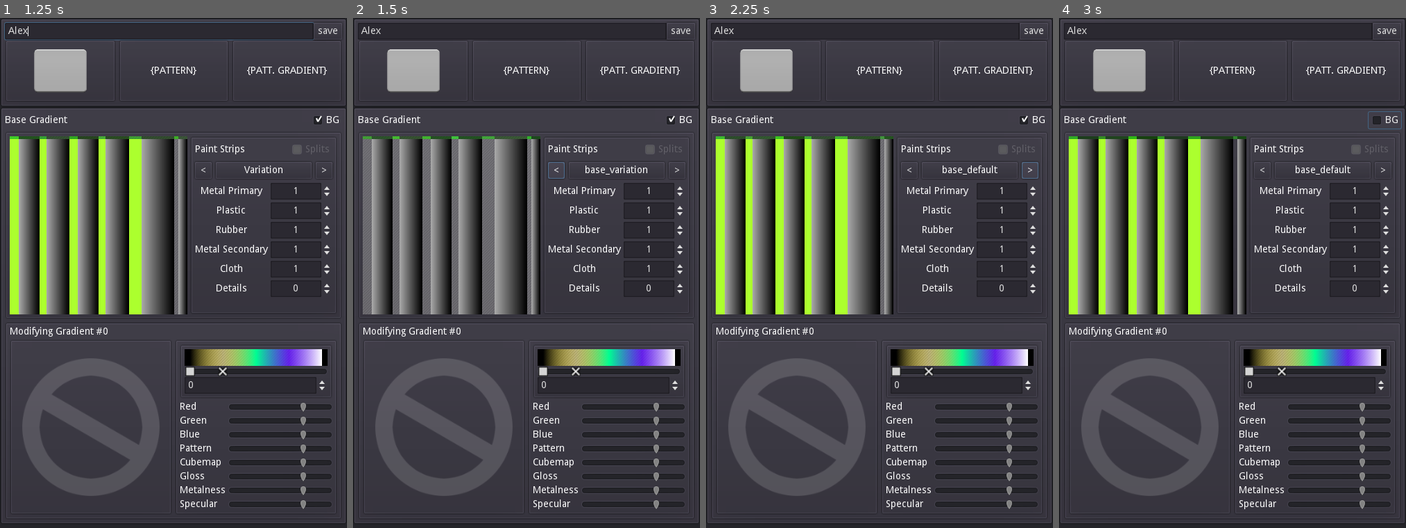
Above: before the commit, frames 1-4 (left to right).
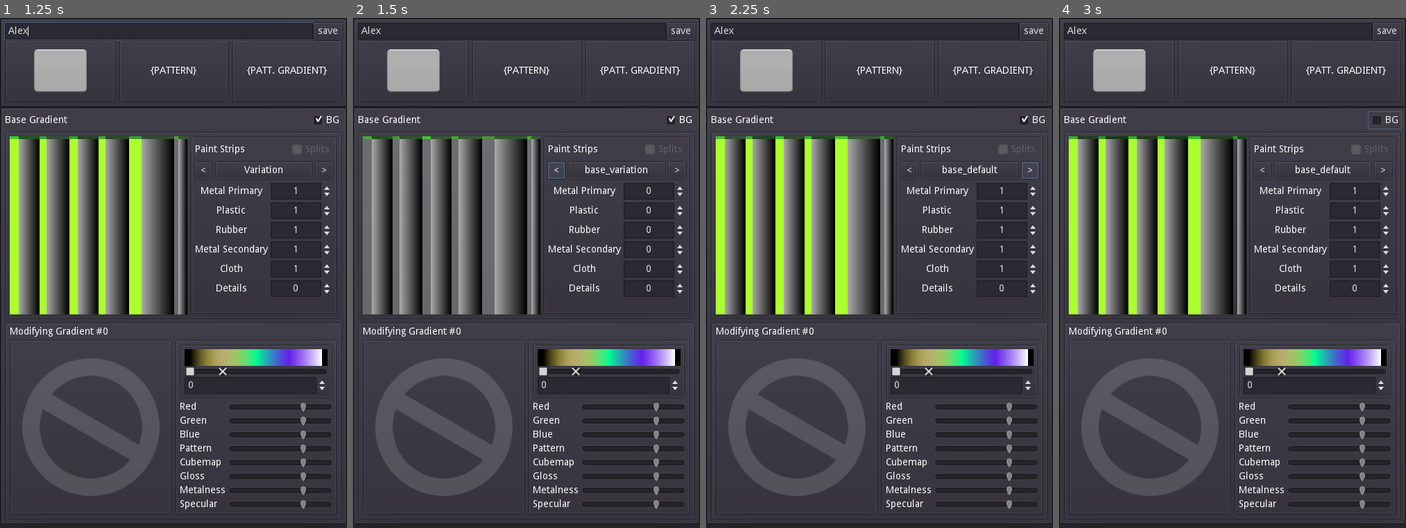
Above: after the commit, the same moments.

Repository: RexTheWho/Payday2MaterialMaker
Game: Godot game, scene res://ROOT.tscn
The game is run twice, just before and just after one commit, with the same random seed, the same clock (stepped at 60 frames per second) and the same inputs. This scene is started directly instead of the project's main scene.
Inputs (mouse positions are in pixels of both pictures, inside the frame that each line leads up to):
- Up to frame 1 (1.25 s): click (159, 33) at 0.52 s; type "Alex" at 0.6 s
- Up to frame 2 (1.5 s): click "<" at 1.25 s
- Up to frame 3 (2.25 s): click ">" at 2 s
- Up to frame 4 (3 s): click "BG" at 2.75 s

Frame 1 is identical in both runs. In frame 2, 0.1% of the frame differs, in the area x 11-86%, y 23-50%; in frame 3, less than 0.1%; in frame 4, less than 0.1%.

Commit message:
bad fiddling

Diff:
--- a/DEV/PanelCanvas.gd
+++ b/DEV/PanelCanvas.gd
@@ -186,11 +186,22 @@
 	var node = $List/PanelMaterialEditor
 	node.change_current_material(mat_index, is_wear)
 
-
-
-func _on_PanelLayoutEditor_change_material_group(class_id):
-	_draw_changes(REF.material_variations[class_id].rows, false)
-
+##### EVERYTHING HERE IS JUST NO!!
+##### EVERYTHING HERE IS JUST NO!!
+# Current implementation gets updated a ton and lags!
+var temp_class_id
+func _update_on_changed_material_variation_data(class_id):
+	temp_class_id=class_id
+	_asdadad_changes()
+
+func _on_PanelLayoutEditor_change_paintstrip_index(strip_index):
+	_asdadad_changes()
+
+func _asdadad_changes():
+	_draw_changes(REF.material_variations[temp_class_id].rows, false)
+
+##### EVERYTHING HERE IS JUST NO!!
+##### EVERYTHING HERE IS JUST NO!!
 
 func _on_PanelMaterialEditor_updated_material():
 	print("UPD")
--- a/DEV/PanelCanvas.tscn
+++ b/DEV/PanelCanvas.tscn
@@ -207,7 +207,8 @@
 
 [connection signal="toggled" from="List/TitleBar/BackgroundToggle" to="." method="_on_BackgroundToggle_toggled"]
 [connection signal="selected_new_material" from="List/PanelContainer/HBoxContainer/Result/MaterialSelect" to="." method="_on_MaterialSelect_selected_new_material"]
-[connection signal="change_material_variation" from="List/PanelContainer/HBoxContainer/PanelLayoutEditor" to="." method="_on_PanelLayoutEditor_change_material_group"]
+[connection signal="change_material_variation" from="List/PanelContainer/HBoxContainer/PanelLayoutEditor" to="." method="_update_on_changed_material_variation_data"]
+[connection signal="change_paintstrip_index" from="List/PanelContainer/HBoxContainer/PanelLayoutEditor" to="." method="_on_PanelLayoutEditor_change_paintstrip_index"]
 [connection signal="toggle_paintstrip_gap_modes" from="List/PanelContainer/HBoxContainer/PanelLayoutEditor" to="." method="_on_PanelLayoutEditor_toggle_paintstrip_gap_modes"]
 [connection signal="toggle_paintstrip_gap_modes" from="List/PanelContainer/HBoxContainer/PanelLayoutEditor" to="List/PanelContainer/HBoxContainer/Result/MaterialSelect" method="_on_PanelLayoutEditor_toggle_paintstrip_gap_modes"]
 [connection signal="updated_material" from="List/PanelMaterialEditor" to="." method="_on_PanelMaterialEditor_updated_material"]
--- a/DEV/PanelLayoutEditor.gd
+++ b/DEV/PanelLayoutEditor.gd
@@ -1,17 +1,12 @@
 extends PanelContainer
 
 signal change_material_variation(material_var)
-signal change_paintstrip_index(strip_index, value)
+signal change_paintstrip_index(modified_material_variations)
 signal toggle_paintstrip_gap_modes(mode)
 var current_mat_class = "base_default"
 var modified_material_variations = REF.material_variations
 
 func _ready():
-	for i in $MainV/Tweaker.get_children():
-		var amount = 0
-		if "SpinBox" in i:
-			i.connect()
-			amount += 1
 	_setup_material_tweaker_names()
 	_update_material_tweaker_values(current_mat_class)
 	_update_spinbox_min_max(6)
@@ -49,9 +44,13 @@
 	emit_signal("change_material_variation", current_mat_class)
 
 
+func _on_PanelLayoutEditor_change_material_variation(_material_var):
+	_update_spinbox_values()
+
+
+
 func get_next_class():
 	var classes = modified_material_variations.keys()
-	_update_spinbox_values()
 	var curr_idx = classes.find(current_mat_class)
 	if curr_idx+1 >= classes.size():
 		return classes[0]
@@ -60,15 +59,15 @@
 
 func get_previous_class():
 	var classes = modified_material_variations.keys()
-	_update_spinbox_values()
 	var curr_idx = classes.find(current_mat_class)
 	return classes[curr_idx-1]
 
 func _update_spinbox_values():
-	for i in modified_material_variations:
+	for i in 6:
 		var node:SpinBox = get_node_or_null("MainV/Tweaker/SpinBox" + str(i))
 		if node:
-			node.value = modified_material_variations[current_mat_class].rows[i]
+			var new_value = modified_material_variations[current_mat_class].rows[i]
+			node.value = new_value
 
 func _update_spinbox_min_max(new_max:int):
 	for i in range(6):
@@ -85,7 +84,6 @@
 
 func _updated_paintstrip_index(value:int, pos_in_index:int):
 	modified_material_variations[current_mat_class].rows[pos_in_index] = value
-	prints("change_paintstrip_index", modified_material_variations)
 	emit_signal("change_paintstrip_index", modified_material_variations)
 
 
--- a/DEV/PanelLayoutEditor.tscn
+++ b/DEV/PanelLayoutEditor.tscn
@@ -180,6 +180,7 @@
 max_value = 1.0
 align = 1
 
+[connection signal="change_material_variation" from="." to="." method="_on_PanelLayoutEditor_change_material_variation"]
 [connection signal="toggled" from="MainV/Title/CheckBox" to="." method="_on_CheckBox_toggled"]
 [connection signal="pressed" from="MainV/VariationBox/Previous" to="." method="_on_Previous_pressed"]
 [connection signal="pressed" from="MainV/VariationBox/Next" to="." method="_on_Next_pressed"]
